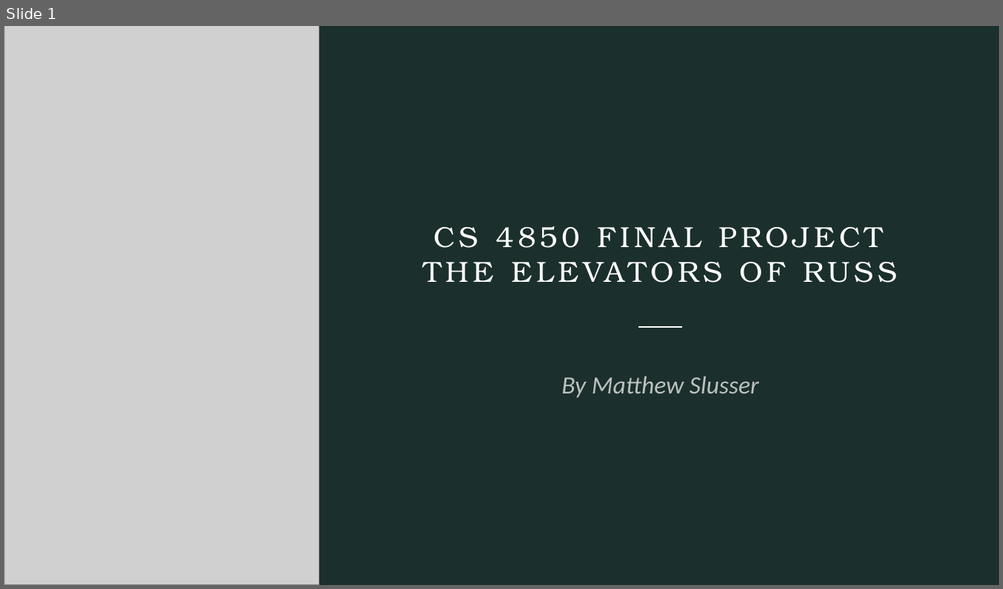
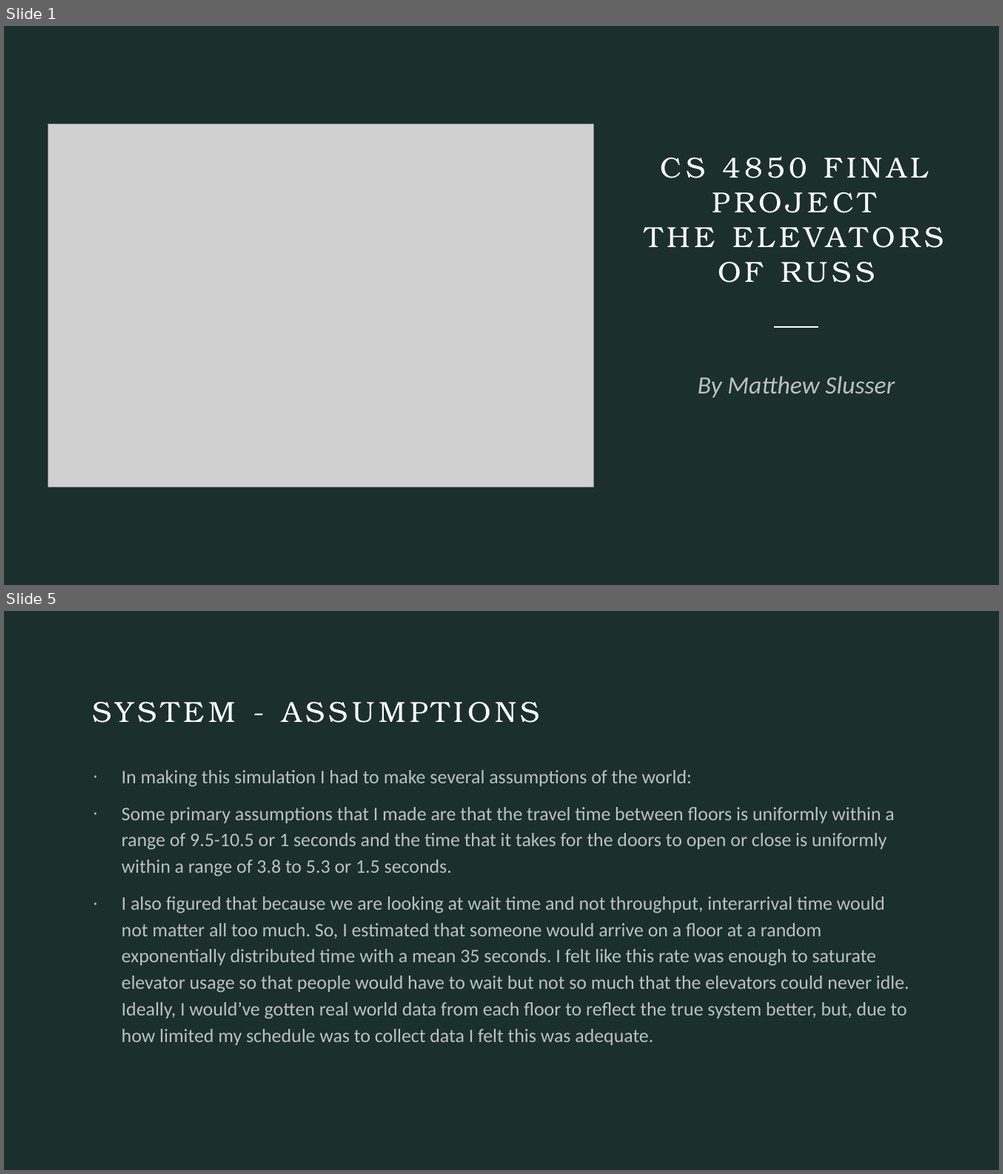
Before and after one commit to Sluss12/cs-4830-systems-simulation, a slide deck: Project 3/CS 4850 Final Project.pptx. Shown one above the other, each under a label of ours: slide 1 before the commit, slides 1 and 5 after it; the slides between them are not shown. The pictures are 1003x589 and 1003x1174 pixels, drawn with LibreOffice and Linux fonts; fonts in the diff are those of the drawing; grey boxes stand for pictures. Boxes give left, top, right and bottom in pixels: in the first picture for what was removed or moved away, otherwise in the second. Text is boxed around its words. In the diff, an @@ line names an element or a change of style, - is before the commit and + after.

```diff
--- a/Project 3/CS 4850 Final Project.pptx
+++ b/Project 3/CS 4850 Final Project.pptx
@@ slide 5 added at box(4, 611, 999, 1170), background #1B2F2C @@
@@ title added at box(92, 702, 539, 723), 28 pt, text #FFFFFF @@
+SYSTEM - ASSUMPTIONS
@@ text added at box(122, 770, 909, 1045), 18.5 pt, text #FFFFFF at 70% opacity @@
+· In making this simulation I had to make several assumptions of the world:
+· Some primary assumptions that I made are that the travel time between floors is uniformly within a range of 9.5-10.5 or 1 seconds and the time that it takes for the doors to open or close is uniformly within a range of 3.8 to 5.3 or 1.5 seconds.
+· I also figured that because we are looking at wait time and not throughput, interarrival time would not matter all too much. So, I estimated that someone would arrive on a floor at a random exponentially distributed time with a mean 35 seconds. I felt like this rate was enough to saturate elevator usage so that people would have to wait but not so much that the elevators could never idle. Ideally, I would’ve gotten real world data from each floor to reflect the true system better, but, due to how limited my schedule was to collect data I felt this was adequate.
@@ slide 1 changed as well @@
@@ picture removed at box(4, 26, 319, 585) @@
@@ title "CS 4850 FINAL PROJECT THE ..." rewrapped from box(433, 227, 882, 248) to box(660, 157, 928, 283) @@
@@ picture added at box(48, 124, 594, 487) @@
@@ line moved from (638, 327) - (683, 327) to (774, 327) - (818, 327) @@
@@ subtitle "By Matthew Slusser": place and size @@
-subtitle "By Matthew Slusser" at box(561, 376, 759, 398)
+subtitle "By Matthew Slusser" at box(697, 376, 894, 398)
```
Also in this commit, not shown: 1 other slide changed, 7 other slides added, 2 slides removed, 18 other files.
